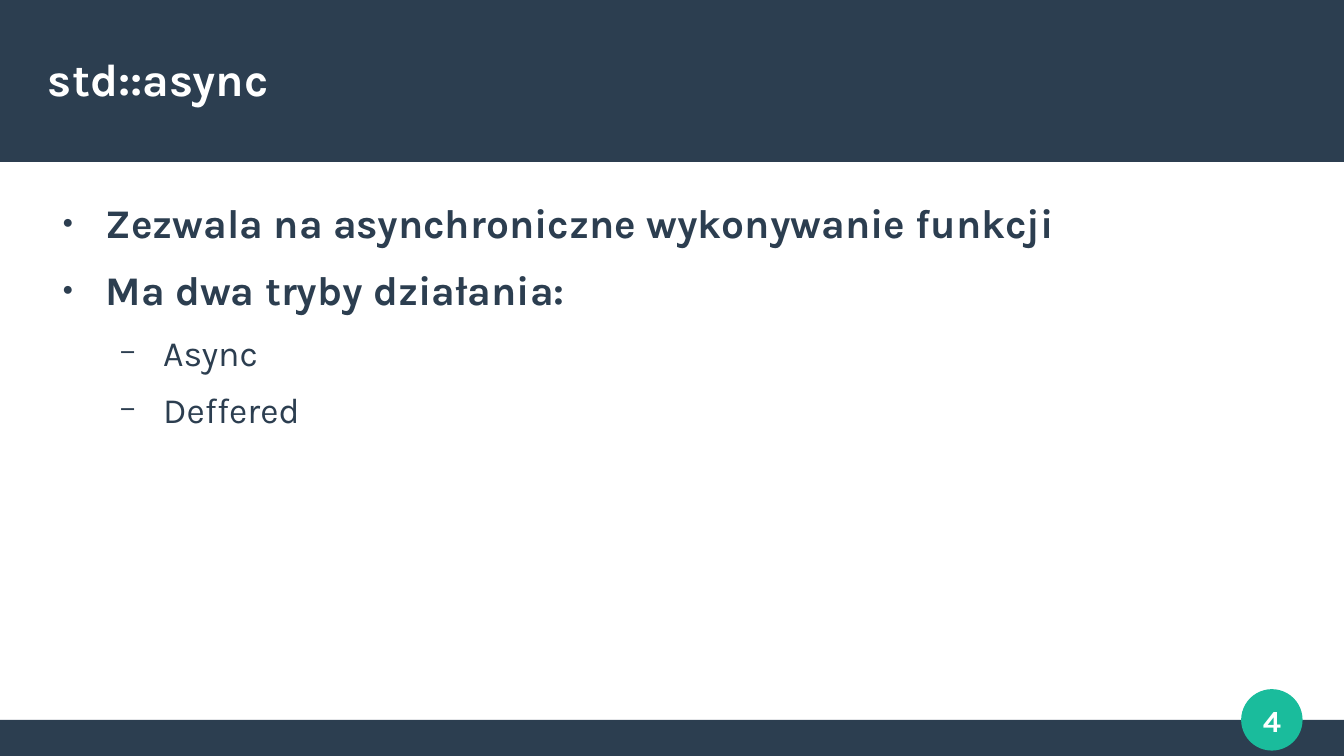
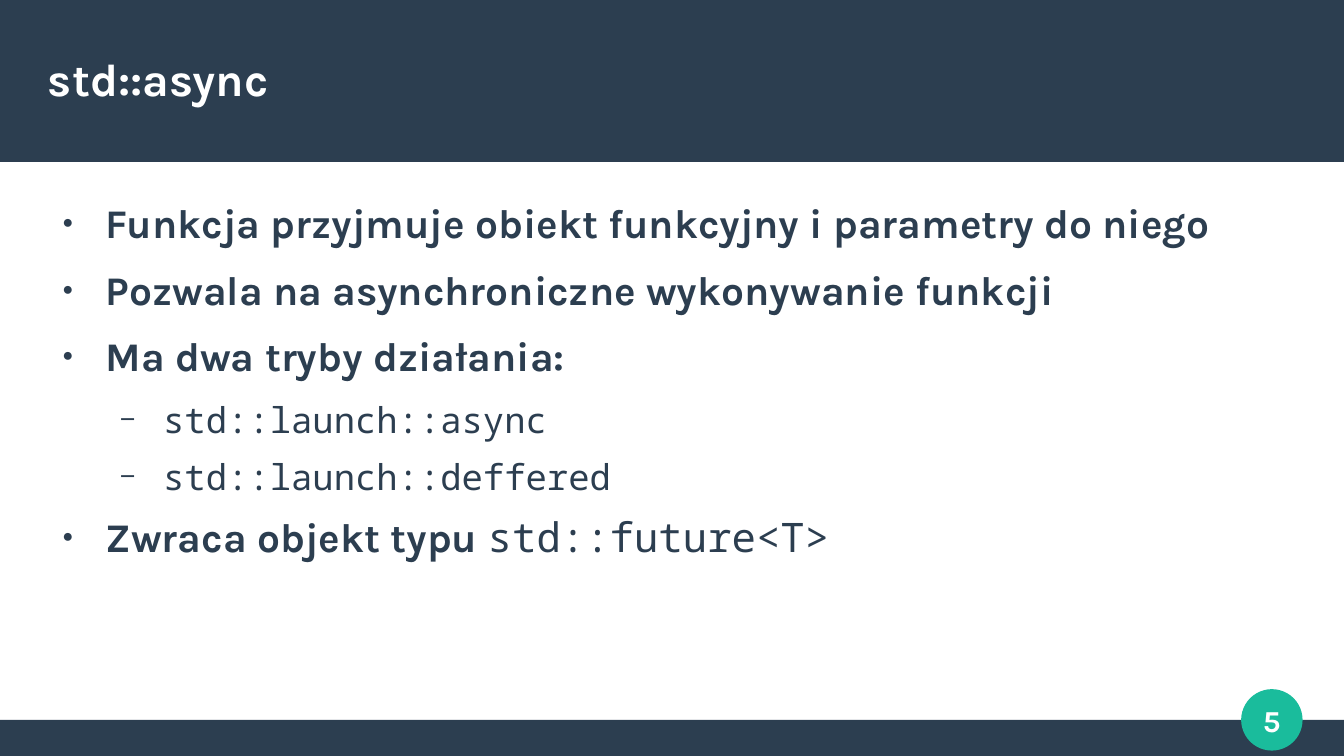
Before and after one commit to Crustacean1/Nitkowce, a slide deck: slide 5 of Prezka/Threads.odp (slide 4 before the commit). Drawn at 1344x756 pixels with LibreOffice and Linux fonts; fonts in the diff are those of the drawing. Boxes give left, top, right and bottom in pixels: in the first picture for what was removed or moved away, otherwise in the second. Text is boxed around its words. In the diff, an @@ line names an element or a change of style, - is before the commit and + after.

```diff
--- a/Prezka/Threads.odp
+++ b/Prezka/Threads.odp
@@ text at (x1=106, y1=209, x2=1210, y2=315): text changed @@
-● Zezwala na asynchroniczne wykonywanie funkcji
+● Funkcja przyjmuje obiekt funkcyjny i parametry do niego
+● Pozwala na asynchroniczne wykonywanie funkcji
@@ text at (x1=106, y1=406, x2=829, y2=562): text changed; font Karla to Noto Sans Mono @@
-  − Async
-  − Deffered
+  − std::launch::async
+  − std::launch::deffered
+● Zwraca objekt typu std::future<T>
@@ page number at (x1=1263, y1=712, x2=1281, y2=733): text changed @@
-4
+5
```
Also in this commit, not shown: 4 other slides changed, 9 slides added, 3 slides removed.
